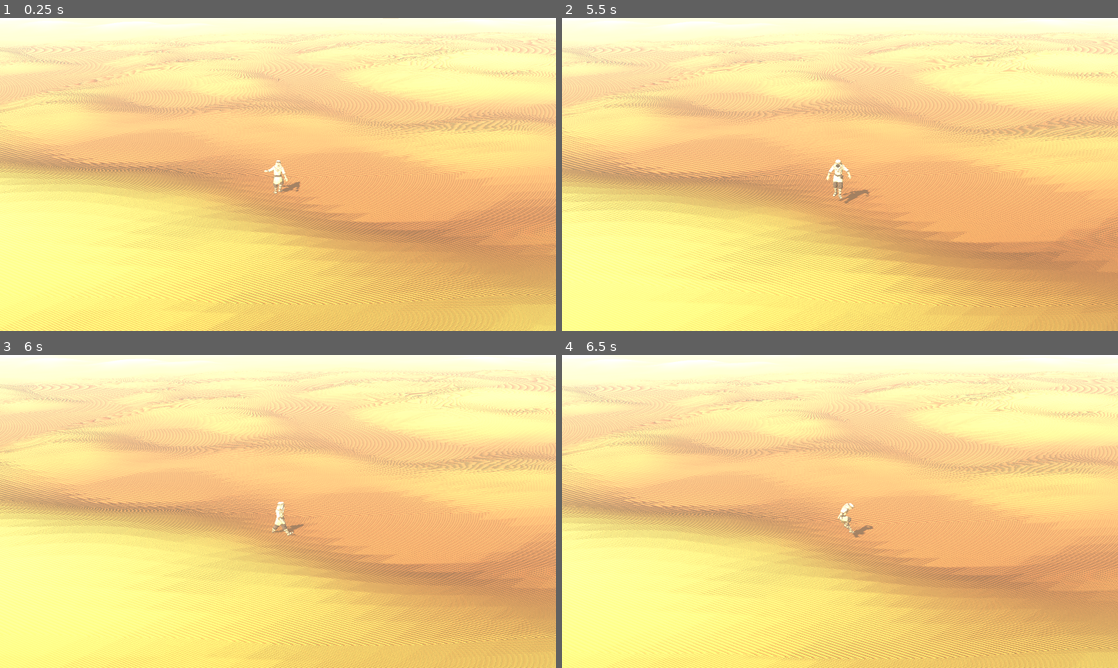
Above: before the commit, frames 1-4 (two rows, left to right).
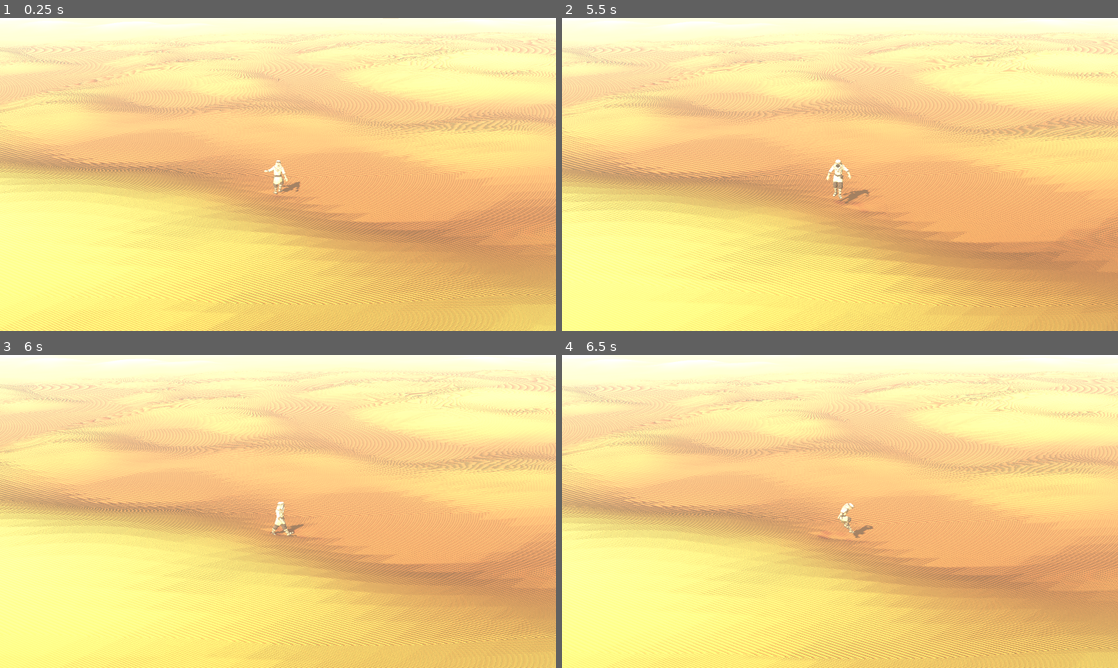
Above: after the commit, the same moments.

Repository: jmelvin92/shaiba
Game: Godot game, scene res://scenes/world/world.tscn
The game is run twice, just before and just after one commit, with the same random seed, the same clock (stepped at 60 frames per second) and the same inputs.
Inputs (mouse positions are in pixels of both pictures, inside the frame that each line leads up to):
- Up to frame 1 (0.25 s): no input
- Up to frame 2 (5.5 s): move the mouse to (962, 158) at 0.52 s; hold D (move_right) 0.53-1.28 s; tap Space (jump) at 0.6, 0.77, 1.07, 1.52, 1.55, 1.82, 2.3, 3.02, 3.05, 3.32, 3.77, 3.8, 4.07, 4.35, 4.52, 4.82, 5.3 s; move the mouse to (728, 190) at 1.27 s; hold S (move_down) 1.28-2.03 s; tap Mouse wheel up (camera_zoom_in) at 1.35 s; move the mouse to (895, 105) at 2.02 s; hold D (move_right) 2.03-2.78 s; hold Mouse wheel down (camera_zoom_out) 2.03-2.78 s; move the mouse to (812, 237) at 2.77 s; hold W (move_up) 2.78-3.53 s; tap Ctrl (crouch) at 2.85 s; move the mouse to (1006, 221) at 3.52 s; hold Shift (sprint) 3.53-4.28 s; hold A (move_left) 3.53-5.03 s; move the mouse to (673, 127) at 4.27 s; move the mouse to (867, 174) at 5.02 s; hold S (move_down) from 5.03 s (still down); hold Mouse wheel up (camera_zoom_in) from 5.03 s (still down)
- Up to frame 3 (6 s): move the mouse to (194, 433) at 5.77 s; release S (move_down) at 5.78 s; release Mouse wheel up (camera_zoom_in) at 5.78 s; hold D (move_right) from 5.78 s (still down); tap Mouse wheel down (camera_zoom_out) at 5.85 s
- Up to frame 4 (6.5 s): keep holding D (move_right); tap Space (jump) at 6.02, 6.05, 6.32 s

The runs differ from the first frame. In frame 1, less than 0.1% of the frame differs, in the area x 46-54%, y 54-59%; in frame 2, 0.1%; in frame 3, 0.1%; in frame 4, 0.1%, in the area x 43-55%, y 54-74%.

Commit message:
Prototype sand footprints: ping-pong deformation texture + shader integration
Co-Authored-By: Claude Fable 5 <noreply@anthropic.com>

Diff:
--- a/scenes/world/level_root.gd
+++ b/scenes/world/level_root.gd
@@ -15,6 +15,10 @@
 ## terrain (the graybox) leave the node out and everything below is skipped —
 ## the player's sand hooks then stay inert.
 @export var chunk_manager_path: NodePath = ^"ChunkManager"
+## Direct child accumulating footprint deformation, if this level has one.
+## Levels without it (the graybox) leave the node out; the terrain shader's
+## deformation uniforms then stay at their inert defaults.
+@export var sand_deformation_path: NodePath = ^"SandDeformation"
 
 
 func _ready() -> void:
@@ -45,3 +49,8 @@
 	player.global_position.y = terrain.get_surface_height(spawn_xz) + 0.1
 	player.reset_physics_interpolation()
 	camera_rig.snap_to_target()
+
+	var sand: SandDeformation = get_node_or_null(sand_deformation_path) as SandDeformation
+	if sand != null:
+		sand.set_terrain(terrain)
+		sand.set_tracked(player)
--- /dev/null
+++ b/scenes/world/terrain/sand_deformation.gd
@@ -0,0 +1,282 @@
+class_name SandDeformation
+extends Node3D
+## The sand's memory: accumulates footprint stamps into a deformation texture
+## that the terrain shader reads for vertex depression + a compacted tint.
+##
+## The texture covers a [member region_size] square of world space centred on
+## the tracked player, held in a ping-pong pair of [SubViewport]s. Each update
+## renders the previous accumulation into the other viewport through
+## sand_deform_copy.gdshader — shifted when the region recentres, reduced by
+## decay — and draws any new stamps additively on top. Recentring moves the
+## region by whole texels only, so old prints are copied exactly, never
+## resampled: repeated shifts cannot blur or swim them.
+##
+## Memory is "long but local" (PLAN.md Phase 5): prints persist for
+## [member fade_seconds] near the player; walk far enough that they leave the
+## region and they are quietly forgotten. Decay doubles as wind refilling the
+## prints.
+##
+## Cost model: nothing renders unless a pass is scheduled. Stamps and
+## recentres trigger passes (rate-capped at [member max_update_hz]); while old
+## prints are still fading, low-rate decay passes keep them moving; once the
+## last print has fully faded the system goes completely idle — stand still
+## long enough and the frame cost is zero.
+
+## Passes per second while only decay is pending (no stamps, no recentre).
+const DECAY_HZ: float = 4.0
+## Pixel size of the radial stamp brush texture.
+const STAMP_TEXTURE_SIZE: int = 64
+
+@export_group("Region")
+## World-space width of the deformation region, metres.
+@export_range(32.0, 512.0, 32.0) var region_size: float = 128.0
+## Deformation texture resolution. texels per metre = texture_size / region_size.
+@export_range(256, 4096, 256) var texture_size: int = 1024
+## How far the player may drift from the region's centre before it recentres.
+@export_range(2.0, 32.0, 0.5) var recenter_distance: float = 8.0
+
+@export_group("Prints")
+## Depression of a full-strength print in metres of sand — scaled down by the
+## local normalised sand depth (vertex COLOR.a), so hard ground takes nothing.
+@export_range(0.0, 0.5, 0.01) var max_print_depth: float = 0.12
+## How strongly a full print darkens the sand toward the compacted tint.
+@export_range(0.0, 1.0, 0.05) var tint_strength: float = 0.55
+## Metres of local sand at which a print reaches full strength; shallower
+## sand takes proportionally fainter prints, bare hard ground none.
+@export_range(0.05, 2.0, 0.05) var print_full_depth: float = 0.3
+## Seconds for a full-strength print to fade back to untouched sand.
+@export_range(30.0, 600.0, 5.0) var fade_seconds: float = 180.0
+## Update-rate cap for stamp/recentre passes.
+@export_range(1.0, 30.0, 0.5) var max_update_hz: float = 12.0
+
+@export_group("Prototype stamping")
+## Distance between successive footfalls at a walk (one stamp every half of it).
+@export_range(0.2, 2.0, 0.05) var stride_length: float = 0.75
+## Radius of one footprint stamp, metres.
+@export_range(0.05, 1.0, 0.01) var foot_radius: float = 0.22
+## Sideways offset of each foot from the path centreline, metres.
+@export_range(0.0, 0.5, 0.01) var foot_offset: float = 0.14
+## Strength of a normal footstep (1 = presses the surface the full cap).
+@export_range(0.0, 1.0, 0.05) var stamp_strength: float = 0.85
+## Base radius of the stamp left by landing from a jump or fall.
+@export_range(0.0, 2.0, 0.05) var landing_radius: float = 0.45
+
+var _terrain_material: ShaderMaterial = preload(
+	"res://resources/terrain/sand_terrain_material.tres"
+) as ShaderMaterial
+var _copy_shader: Shader = preload("res://shaders/sand_deform_copy.gdshader")
+
+var _viewports: Array[SubViewport] = []
+var _copy_materials: Array[ShaderMaterial] = []
+var _stamp_roots: Array[Node2D] = []
+## Index of the viewport currently holding the accumulated texture.
+var _read: int = 0
+## World xz of the region's minimum corner, snapped to the texel grid.
+var _origin: Vector2 = Vector2.ZERO
+var _tracked: CharacterBody3D = null
+## Queued stamps as (world x, world z, radius m, strength 0..1).
+var _pending: Array[Vector4] = []
+var _time: float = 0.0
+var _last_pass: float = 0.0
+var _last_pass_frame: int = -1
+## While _time is below this, prints may still be fading and decay passes run.
+var _content_until: float = -1.0
+var _distance_to_step: float = 0.0
+var _left_foot: bool = false
+var _stamp_texture: GradientTexture2D
+var _stamp_material: CanvasItemMaterial
+
+
+func _ready() -> void:
+	_stamp_texture = _build_stamp_texture()
+	_stamp_material = CanvasItemMaterial.new()
+	_stamp_material.blend_mode = CanvasItemMaterial.BLEND_MODE_ADD
+	for _i: int in range(2):
+		_build_viewport()
+	_copy_materials[0].set_shader_parameter("prev_map", _viewports[1].get_texture())
+	_copy_materials[1].set_shader_parameter("prev_map", _viewports[0].get_texture())
+
+	var shadow: Color = (load(
+		"res://resources/palette/sand_shadow.tres"
+	) as StandardMaterial3D).albedo_color.srgb_to_linear()
+	var light: Color = (load(
+		"res://resources/palette/sand_light.tres"
+	) as StandardMaterial3D).albedo_color.srgb_to_linear()
+	_terrain_material.set_shader_parameter(
+		"deform_tint",
+		Vector3(shadow.r / light.r, shadow.g / light.g, shadow.b / light.b)
+	)
+	_terrain_material.set_shader_parameter("deform_tint_strength", tint_strength)
+	_terrain_material.set_shader_parameter("deform_size", region_size)
+	_terrain_material.set_shader_parameter("deform_strength", max_print_depth)
+	_terrain_material.set_shader_parameter(
+		"deformation_map", _viewports[_read].get_texture()
+	)
+
+
+## The shared terrain material outlives this node (it is a saved resource), so
+## leave it inert for whoever renders with it next — this is what keeps the
+## graybox and any deformation-free level untouched.
+func _exit_tree() -> void:
+	_terrain_material.set_shader_parameter("deform_strength", 0.0)
+
+
+## Called by the owning level: rescales the vertex-alpha depth cap from the
+## colour ramp's normalisation to this rig's [member print_full_depth].
+func set_terrain(terrain: TerrainSettings) -> void:
+	_terrain_material.set_shader_parameter(
+		"deform_cap_scale", terrain.tone_full_depth / print_full_depth
+	)
+
+
+## Called by the owning level (see LevelRoot): who leaves prints in the sand.
+func set_tracked(target: CharacterBody3D) -> void:
+	_tracked = target
+	if target.has_signal("landed"):
+		target.connect("landed", _on_landed)
+	_origin = _snapped_origin()
+	_terrain_material.set_shader_parameter("deform_origin", _origin)
+
+
+func _physics_process(delta: float) -> void:
+	_time += delta
+	if _tracked == null:
+		return
+	_clock_footsteps(delta)
+
+	var since_pass: float = _time - _last_pass
+	if not _pending.is_empty() or _needs_recenter():
+		if since_pass >= 1.0 / max_update_hz:
+			_run_pass()
+	elif _time < _content_until and since_pass >= 1.0 / DECAY_HZ:
+		_run_pass()
+
+
+## Prototype stamping: footfalls clocked by distance travelled, alternating
+## feet either side of the path. The real thing (later this phase) times
+## stamps to the walk/run animation's toe bones instead.
+func _clock_footsteps(delta: float) -> void:
+	var planar: Vector2 = Vector2(_tracked.velocity.x, _tracked.velocity.z)
+	var speed: float = planar.length()
+	if not _tracked.is_on_floor() or speed < 0.3:
+		return
+	_distance_to_step -= speed * delta
+	if _distance_to_step > 0.0:
+		return
+	_distance_to_step += stride_length * 0.5
+
+	var forward: Vector2 = planar / speed
+	var side: Vector2 = Vector2(-forward.y, forward.x)
+	var sign_offset: float = foot_offset if _left_foot else -foot_offset
+	_left_foot = not _left_foot
+	var at: Vector2 = Vector2(
+		_tracked.global_position.x, _tracked.global_position.z
+	) + side * sign_offset
+	_pending.append(Vector4(at.x, at.y, foot_radius, stamp_strength))
+
+
+func _on_landed(impact_speed: float) -> void:
+	var at: Vector2 = Vector2(_tracked.global_position.x, _tracked.global_position.z)
+	var radius: float = landing_radius * clampf(0.5 + impact_speed * 0.12, 0.7, 1.4)
+	_pending.append(Vector4(at.x, at.y, radius, 1.0))
+
+
+func _needs_recenter() -> bool:
+	if _tracked == null:
+		return false
+	var center: Vector2 = _origin + Vector2(region_size, region_size) * 0.5
+	var at: Vector2 = Vector2(_tracked.global_position.x, _tracked.global_position.z)
+	return center.distance_to(at) > recenter_distance
+
+
+## One ping-pong update: carry the accumulation into the write viewport
+## (shifted + decayed), draw pending stamps on top, point the terrain at it.
+func _run_pass() -> void:
+	# The read viewport must actually have rendered since the last pass, or
+	# this would copy from a stale texture and drop that pass's stamps —
+	# possible when physics ticks outpace drawn frames (high Engine.time_scale).
+	if Engine.get_frames_drawn() == _last_pass_frame:
+		return
+	_last_pass_frame = Engine.get_frames_drawn()
+	var write: int = 1 - _read
+	var new_origin: Vector2 = _snapped_origin() if _needs_recenter() else _origin
+
+	var copy: ShaderMaterial = _copy_materials[write]
+	copy.set_shader_parameter("uv_shift", (new_origin - _origin) / region_size)
+	copy.set_shader_parameter("decay_amount", (_time - _last_pass) / fade_seconds)
+
+	var stamps: Node2D = _stamp_roots[write]
+	for child: Node in stamps.get_children():
+		child.free()
+	var px_per_m: float = float(texture_size) / region_size
+	for stamp: Vector4 in _pending:
+		var sprite: Sprite2D = Sprite2D.new()
+		sprite.texture = _stamp_texture
+		sprite.material = _stamp_material
+		sprite.position = (Vector2(stamp.x, stamp.y) - new_origin) * px_per_m
+		sprite.scale = Vector2.ONE * (
+			stamp.z * 2.0 * px_per_m / float(STAMP_TEXTURE_SIZE)
+		)
+		sprite.modulate = Color(stamp.w, stamp.w, stamp.w, 1.0)
+		stamps.add_child(sprite)
+	if not _pending.is_empty():
+		_content_until = _time + fade_seconds
+	_pending.clear()
+
+	_viewports[write].render_target_update_mode = SubViewport.UPDATE_ONCE
+	_terrain_material.set_shader_parameter(
+		"deformation_map", _viewports[write].get_texture()
+	)
+	_terrain_material.set_shader_parameter("deform_origin", new_origin)
+	_origin = new_origin
+	_read = write
+	_last_pass = _time
+
+
+## Region origin that centres the player, snapped to whole texels so recentre
+## shifts copy texel-for-texel (see the class comment on blur).
+func _snapped_origin() -> Vector2:
+	var texel: float = region_size / float(texture_size)
+	var target: Vector2 = Vector2(
+		_tracked.global_position.x, _tracked.global_position.z
+	) - Vector2(region_size, region_size) * 0.5
+	return Vector2(floorf(target.x / texel), floorf(target.y / texel)) * texel
+
+
+func _build_viewport() -> void:
+	var viewport: SubViewport = SubViewport.new()
+	viewport.size = Vector2i(texture_size, texture_size)
+	viewport.disable_3d = true
+	viewport.transparent_bg = true
+	viewport.use_hdr_2d = true
+	viewport.render_target_update_mode = SubViewport.UPDATE_DISABLED
+	add_child(viewport)
+
+	var copy: ColorRect = ColorRect.new()
+	copy.position = Vector2.ZERO
+	copy.size = Vector2(float(texture_size), float(texture_size))
+	var material: ShaderMaterial = ShaderMaterial.new()
+	material.shader = _copy_shader
+	copy.material = material
+	viewport.add_child(copy)
+
+	var stamps: Node2D = Node2D.new()
+	viewport.add_child(stamps)
+
+	_viewports.append(viewport)
+	_copy_materials.append(material)
+	_stamp_roots.append(stamps)
+
+
+func _build_stamp_texture() -> GradientTexture2D:
+	var gradient: Gradient = Gradient.new()
+	gradient.offsets = PackedFloat32Array([0.35, 1.0])
+	gradient.colors = PackedColorArray([Color.WHITE, Color(1.0, 1.0, 1.0, 0.0)])
+	var texture: GradientTexture2D = GradientTexture2D.new()
+	texture.gradient = gradient
+	texture.fill = GradientTexture2D.FILL_RADIAL
+	texture.fill_from = Vector2(0.5, 0.5)
+	texture.fill_to = Vector2(0.5, 0.0)
+	texture.width = STAMP_TEXTURE_SIZE
+	texture.height = STAMP_TEXTURE_SIZE
+	return texture
--- /dev/null
+++ b/scenes/world/terrain/sand_deformation.tscn
@@ -0,0 +1,6 @@
+[gd_scene load_steps=2 format=3]
+
+[ext_resource type="Script" path="res://scenes/world/terrain/sand_deformation.gd" id="1_sand_deform"]
+
+[node name="SandDeformation" type="Node3D"]
+script = ExtResource("1_sand_deform")
--- a/scenes/world/world.tscn
+++ b/scenes/world/world.tscn
@@ -7,6 +7,7 @@
 [ext_resource type="PackedScene" path="res://scenes/world/terrain/terrain_debug_overlay.tscn" id="5_overlay"]
 [ext_resource type="PackedScene" path="res://scenes/player/player.tscn" id="6_player"]
 [ext_resource type="PackedScene" path="res://scenes/camera/camera_rig.tscn" id="7_camera"]
+[ext_resource type="PackedScene" path="res://scenes/world/terrain/sand_deformation.tscn" id="8_sand"]
 
 [node name="World" type="Node3D"]
 script = ExtResource("1_level")
@@ -21,6 +22,8 @@
 
 [node name="DebugOverlay" parent="ChunkManager" instance=ExtResource("5_overlay")]
 
+[node name="SandDeformation" parent="." instance=ExtResource("8_sand")]
+
 [node name="Player" parent="." instance=ExtResource("6_player")]
 transform = Transform3D(1, 0, 0, 0, 1, 0, 0, 0, 1, 0, 0.1, 0)
 
--- /dev/null
+++ b/shaders/sand_deform_copy.gdshader
@@ -0,0 +1,22 @@
+// The deformation texture's "carry forward" pass. Each update renders the
+// previous accumulation into the other viewport of a ping-pong pair through
+// this shader: shifted by however far the region was recentred (whole texels
+// only, so the copy is exact and repeated shifts cannot blur old prints) and
+// reduced by the decay accumulated since the last pass — which is what makes
+// footprints slowly fill back in. New stamps draw additively on top of the
+// ColorRect running this shader.
+shader_type canvas_item;
+render_mode blend_disabled;
+
+uniform sampler2D prev_map : hint_default_black, filter_nearest, repeat_disable;
+uniform vec2 uv_shift = vec2(0.0);
+uniform float decay_amount = 0.0;
+
+void fragment() {
+	vec2 uv = UV + uv_shift;
+	float carried = 0.0;
+	if (uv.x >= 0.0 && uv.x <= 1.0 && uv.y >= 0.0 && uv.y <= 1.0) {
+		carried = texture(prev_map, uv).r;
+	}
+	COLOR = vec4(max(carried - decay_amount, 0.0), 0.0, 0.0, 1.0);
+}
--- a/shaders/sand_terrain.gdshader
+++ b/shaders/sand_terrain.gdshader
@@ -3,15 +3,66 @@
 // normal per-pixel from screen-space derivatives, which makes every triangle
 // a flat facet without duplicating vertices per face. Because the normal is
 // derived from the rendered position, it stays correct for any vertex
-// displacement — Phase 5's footprint deformation plugs into vertex() and the
-// lighting follows for free.
+// displacement — which is exactly what the footprint deformation below relies
+// on: pressed vertices get correctly faceted lighting for free.
 //
 // COLOR.a carries normalised sand depth (0 = hard ground, 1 = deepest sand).
-// Unused here; Phase 5 caps footprint depth with it per-fragment.
+// It caps how far a footprint can press the surface down — plenty of sand
+// takes a full print, a thin dusting a faint one, bare hard ground none.
+//
+// Deformation: SandDeformation (scenes/world/terrain/) accumulates stamps in
+// a world-anchored texture covering deform_size metres from deform_origin and
+// keeps these uniforms current. deform_strength = 0 (the default) makes the
+// whole system inert — levels without a SandDeformation node never touch it.
 shader_type spatial;
 
+uniform sampler2D deformation_map : hint_default_black, filter_linear, repeat_disable;
+uniform vec2 deform_origin = vec2(0.0);
+uniform float deform_size = 1.0;
+uniform float deform_strength = 0.0;
+uniform float deform_tint_strength = 0.55;
+// Multiplicative darkening of a fully pressed print (linear-space colour
+// ratio, sand_shadow / sand_light — set by SandDeformation). Multiplying
+// instead of mixing toward a fixed colour keeps prints visible on every base
+// tone: the colour ramp already paints thin sand nearly sand_shadow, where a
+// mix toward sand_shadow would vanish.
+uniform vec3 deform_tint = vec3(0.8);
+// COLOR.a is normalised against the colour ramp's full depth (metres of sand
+// where the tone maxes out), but a footprint is fully formed in far less
+// sand. This rescales alpha so the cap saturates at print_full_depth instead:
+// tone_full_depth / print_full_depth, kept current by SandDeformation.
+uniform float deform_cap_scale = 1.0;
+
+float sand_cap(float depth_alpha) {
+	return min(depth_alpha * deform_cap_scale, 1.0);
+}
+
+varying vec2 deform_uv;
+
+bool in_region(vec2 uv) {
+	return uv.x > 0.0 && uv.x < 1.0 && uv.y > 0.0 && uv.y < 1.0;
+}
+
+void vertex() {
+	vec2 world_xz = (MODEL_MATRIX * vec4(VERTEX, 1.0)).xz;
+	deform_uv = (world_xz - deform_origin) / deform_size;
+	if (deform_strength > 0.0 && in_region(deform_uv)) {
+		float pressed = min(textureLod(deformation_map, deform_uv, 0.0).r, 1.0);
+		VERTEX.y -= pressed * deform_strength * sand_cap(COLOR.a);
+	}
+}
+
 void fragment() {
-	ALBEDO = COLOR.rgb;
+	vec3 albedo = COLOR.rgb;
+	if (deform_strength > 0.0 && in_region(deform_uv)) {
+		// Sampled per-pixel, not per-vertex: the darkened compacted-sand tint
+		// is what draws the crisp print shape at the gameplay camera — the
+		// vertex dip underneath is soft at 1 m mesh resolution.
+		float pressed = min(texture(deformation_map, deform_uv).r, 1.0);
+		float press_show = pressed * deform_tint_strength * sand_cap(COLOR.a);
+		albedo *= mix(vec3(1.0), deform_tint, press_show);
+	}
+	ALBEDO = albedo;
 	ROUGHNESS = 1.0;
 	METALLIC = 0.0;
 	NORMAL = normalize(cross(dFdy(VERTEX), dFdx(VERTEX)));
--- /dev/null
+++ b/tools/shoot_prints.gd
@@ -0,0 +1,149 @@
+extends SceneTree
+## Footprint prototype validation: walks the player in a straight line that
+## crosses a sand-depth gradient (deep drift → thin skin → near-bare ground),
+## then screenshots the trail — once from the walk's end and once teleported
+## back to its middle, which also proves prints survive a region recentre.
+## Needs a visible window (macOS stops drawing occluded windows); run without
+## --headless and keep re-focusing the window:
+##
+##   Godot --path . --script res://tools/shoot_prints.gd -- <outdir>
+
+const WALK_DISTANCE: float = 42.0
+const SEARCH_EXTENT: float = 400.0
+const SEARCH_STEP: float = 8.0
+
+var _outdir: String = ""
+
+
+func _init() -> void:
+	process_frame.connect(_start)
+
+
+func _start() -> void:
+	process_frame.disconnect(_start)
+	await _run()
+	quit(0)
+
+
+func _run() -> void:
+	var args: PackedStringArray = OS.get_cmdline_user_args()
+	if args.is_empty():
+		push_error("usage: -- <outdir>")
+		return
+	_outdir = args[0]
+	DirAccess.make_dir_recursive_absolute(_outdir)
+
+	var level: Node3D = (
+		load("res://scenes/world/world.tscn") as PackedScene
+	).instantiate() as Node3D
+	root.add_child(level)
+	await physics_frame
+
+	var player: Player = level.find_child("Player", true, false) as Player
+	var rig: CameraRig = level.find_child("CameraRig", true, false) as CameraRig
+	var manager: ChunkManager = level.find_child("ChunkManager", true, false) as ChunkManager
+	var terrain: TerrainSettings = manager.get_terrain()
+
+	# Let the window come forward before anything visual matters.
+	for _i: int in range(60):
+		await physics_frame
+
+	# Measure which world direction "move_up" walks at the current camera yaw,
+	# instead of assuming it.
+	var before: Vector3 = player.global_position
+	Input.action_press("move_up")
+	for _i: int in range(45):
+		await physics_frame
+	Input.action_release("move_up")
+	var walked: Vector3 = player.global_position - before
+	var direction: Vector2 = Vector2(walked.x, walked.z).normalized()
+	print("move_up walks along ", direction)
+
+	# Find a start whose walk line crosses deep sand early and thin sand late.
+	var start: Vector2 = _find_gradient_start(terrain, direction)
+	_teleport(player, rig, terrain, start)
+	for _i: int in range(30):
+		await physics_frame
+
+	# Walk the line. Time is compressed; stamping is distance-clocked, so the
+	# trail is unaffected, and the extra decay over ~15 s is negligible.
+	Engine.time_scale = 3.0
+	var from: Vector3 = player.global_position
+	Input.action_press("move_up")
+	var guard: int = 0
+	while player.global_position.distance_to(from) < WALK_DISTANCE and guard < 5000:
+		guard += 1
+		await physics_frame
+	Input.action_release("move_up")
+	Engine.time_scale = 1.0
+	for _i: int in range(40):
+		await physics_frame
+
+	await _capture("prints_trail_end")
+
+	# Back to the middle of the trail: the region recentres around the
+	# teleport, and every print must still be exactly where it was stamped.
+	var mid: Vector2 = start + direction * (WALK_DISTANCE * 0.5)
+	_teleport(player, rig, terrain, mid)
+	for _i: int in range(40):
+		await physics_frame
+	await _capture("prints_trail_middle")
+
+	print("depth at start %.2f, middle %.2f, end %.2f" % [
+		terrain.get_sand_depth(start),
+		terrain.get_sand_depth(mid),
+		terrain.get_sand_depth(start + direction * WALK_DISTANCE),
+	])
+
+
+func _teleport(
+	player: Player, rig: CameraRig, terrain: TerrainSettings, at: Vector2
+) -> void:
+	player.global_position = Vector3(
+		at.x, terrain.get_surface_height(at) + 0.1, at.y
+	)
+	player.velocity = Vector3.ZERO
+	player.reset_physics_interpolation()
+	rig.snap_to_target()
+
+
+func _capture(shot_name: String) -> void:
+	await RenderingServer.frame_post_draw
+	var image: Image = root.get_viewport().get_texture().get_image()
+	var path: String = _outdir.path_join("%s.png" % shot_name)
+	image.save_png(path)
+	print("saved ", path)
+
+
+## Scores candidate starts by how deep the first stretch of the walk is and
+## how bare the last stretch is — the gate's deep → faint → gone read.
+func _find_gradient_start(terrain: TerrainSettings, direction: Vector2) -> Vector2:
+	var best: Vector2 = Vector2.ZERO
+	var best_score: float = -INF
+	var x: float = -SEARCH_EXTENT
+	while x < SEARCH_EXTENT:
+		var z: float = -SEARCH_EXTENT
+		while z < SEARCH_EXTENT:
+			var at: Vector2 = Vector2(x, z)
+			var early: float = 0.0
+			var late: float = INF
+			for step: int in range(0, int(WALK_DISTANCE) + 1, 3):
+				var depth: float = terrain.get_sand_depth(at + direction * float(step))
+				if step <= 15:
+					early = maxf(early, depth)
+				if step >= int(WALK_DISTANCE) - 15:
+					late = minf(late, depth)
+			var score: float = minf(early, 2.5) - late * 3.0
+			if score > best_score:
+				best_score = score
+				best = at
+			z += SEARCH_STEP
+		x += SEARCH_STEP
+	print(
+		"gradient start %s (early depth %.2f, late depth %.2f)" % [
+			best,
+			terrain.get_sand_depth(best),
+			terrain.get_sand_depth(best + direction * WALK_DISTANCE),
+		]
+	)
+	return best
Not shown, added: scenes/world/terrain/sand_deformation.gd.uid
Not shown: 1 places in scenes/world/world.tscn that only renumber resources
Not shown, added: shaders/sand_deform_copy.gdshader.uid
Not shown, added: tools/shoot_prints.gd.uid
